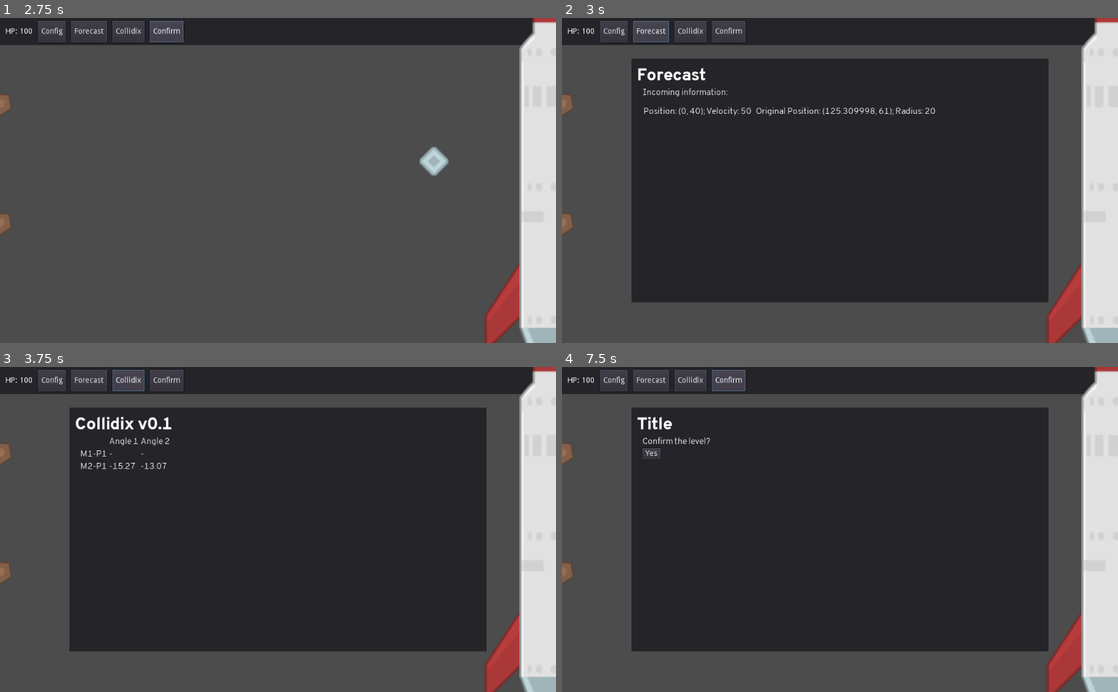
Above: before the commit, frames 1-4 (two rows, left to right).
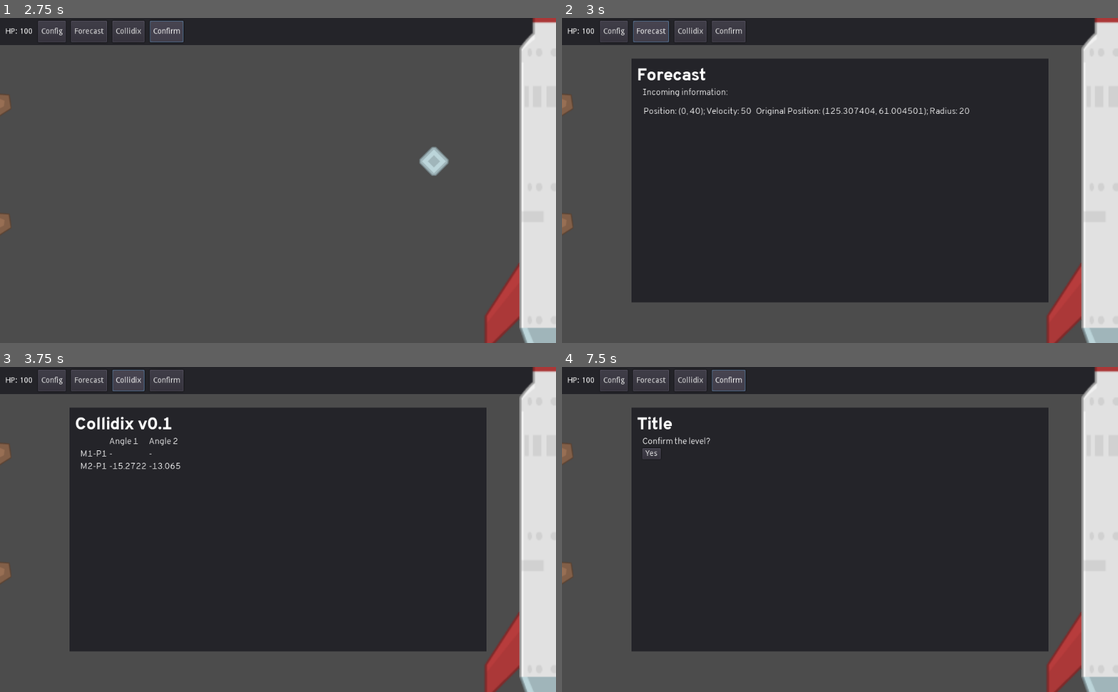
Above: after the commit, the same moments.

Repository: DrgnInventor/celestiarc
Game: Godot game, scene res://scenes/MainMenu.tscn
Same seed, same stepped clock (60 frames per second), same inputs: the game is played once before the commit and once after it.
Inputs:
- Up to frame 1 (2.75 s): click "Play" at 0.5 s; click "Confirm" at 1.25 s; click "Confirm" at 2 s
- Up to frame 2 (3 s): click "Forecast" at 2.75 s
- Up to frame 3 (3.75 s): click "Collidix" at 3.5 s
- Up to frame 4 (7.5 s): click "Forecast" at 4.25 s; click "Collidix" at 5 s; click "Forecast" at 5.75 s; click "Collidix" at 6.5 s; click "Confirm" at 7.25 s

Frame 1 is identical in both runs. In frame 2, 0.2% of the frame differs, in the area x 52-74%, y 27-30%; in frame 3, 0.2%; in frame 4, nothing differs.

Commit message:
Updated meteorplatformtable value rounding

Diff:
--- a/scripts/Globals.gd
+++ b/scripts/Globals.gd
@@ -2,4 +2,4 @@
 
 # Shows whether level has been started and whether physics need to be applied
 var level_running = false
-var number_rounder = 0.01
+var number_rounder = 0.0001
--- a/scripts/helpers.gd
+++ b/scripts/helpers.gd
@@ -27,9 +27,11 @@
 		- (rotational_velocity / velocity) * (o.x - m.x - root_res)
 
 	if abs(m.y - o.y) == 1:
-		return [val1]
+		return [stepify(val1, Globals.number_rounder)]
 	else:
-		return [val1, val2]
+		return [stepify(val1, Globals.number_rounder),
+		stepify(val2, Globals.number_rounder)
+		]
 
 
 static func simple_calculate_rotational_offset(
--- a/scripts/main.gd
+++ b/scripts/main.gd
@@ -131,11 +131,11 @@
 					val_1 = "-"
 					val_2 = "-"
 				1:
-					val_1 = str(stepify(offsets[0], Globals.number_rounder))
+					val_1 = str(offsets[0], Globals.number_rounder)
 					val_2 = "-"
 				2:
-					val_1 = str(stepify(offsets[0], Globals.number_rounder))
-					val_2 = str(stepify(offsets[1], Globals.number_rounder))
+					val_1 = str(offsets[0])
+					val_2 = str(offsets[1])
 				_:
 					push_error("'offsets' is in wrong shape! ")
 
